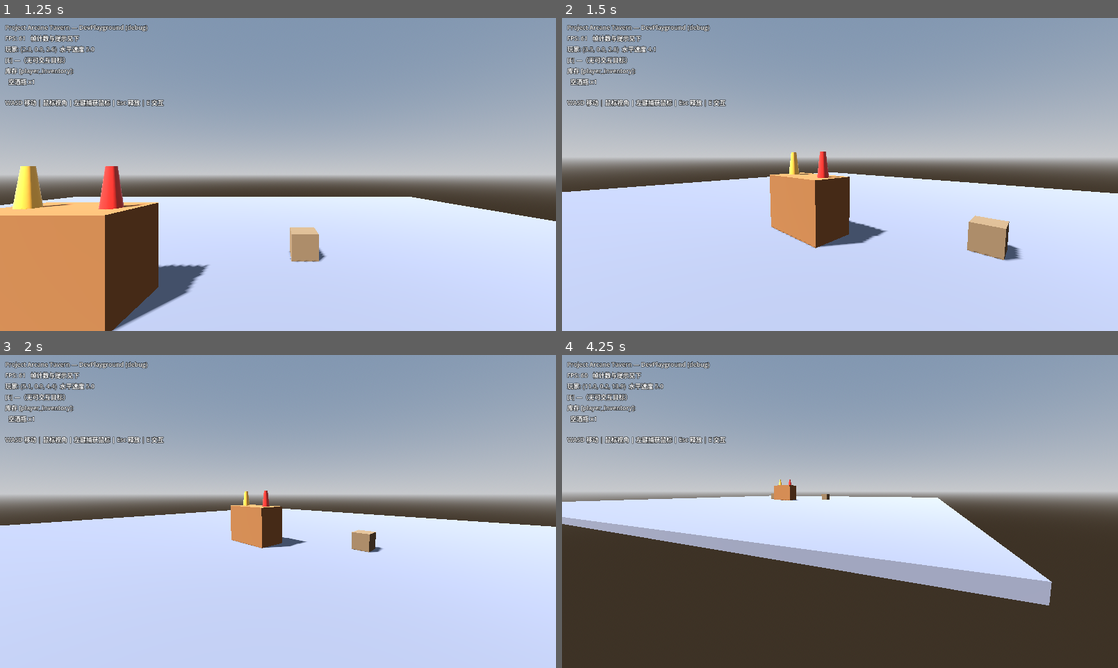
Above: before the commit, frames 1-4 (two rows, left to right).
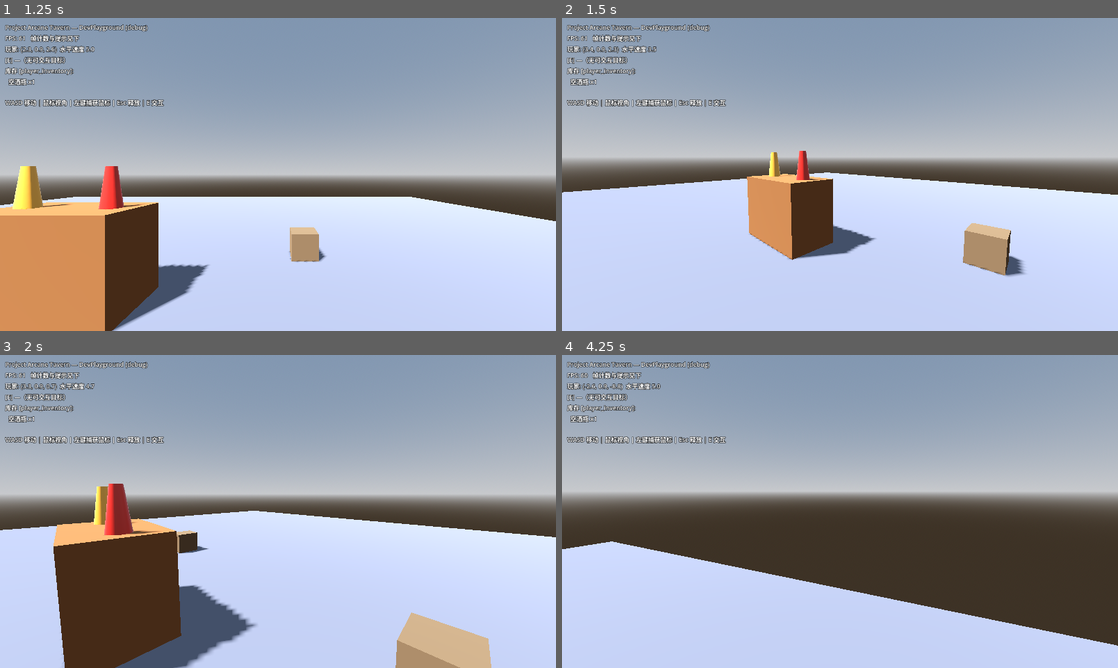
Above: after the commit, the same moments.

Repository: wangyuhao0831-max/-
Game: Godot game, scene res://game/scenes/dev/dev_playground.tscn
Two runs of this game, one before a commit and one after it. Both use one fixed random seed, a clock stepped at 60 frames per second and the inputs below.
Inputs (mouse positions are in pixels of both pictures, inside the frame that each line leads up to):
- Up to frame 1 (1.25 s): tap Enter at 0.5 s; move the mouse to (400, 158) at 0.52 s; hold D (move_right) from 0.53 s (still down); tap E (interact) at 0.6 s; click (400, 158) at 0.67 s
- Up to frame 2 (1.5 s): move the mouse to (812, 174) at 1.27 s; release D (move_right) at 1.28 s; hold W (move_forward) from 1.28 s (still down); tap E (interact) at 1.35 s
- Up to frame 3 (2 s): keep holding W (move_forward)
- Up to frame 4 (4.25 s): keep holding W (move_forward); move the mouse to (851, 505) at 2.02 s; tap E (interact) at 2.1, 2.85, 3.6 s; move the mouse to (834, 517) at 2.77 s; click (834, 517) at 2.92 s; move the mouse to (878, 514) at 3.52 s

Frame 1 is identical in both runs. In frame 2, 5.2% of the frame differs, in the area x 0-100%, y 9-83%; in frame 3, 19%; in frame 4, 42%, in the area x 0-100%, y 8-100%.

Commit message:
fix(phase1/goal1): invert W/S movement to Godot -Z forward convention + automated direction regression in smoke

Diff:
--- a/game/scripts/player/player_controller.gd
+++ b/game/scripts/player/player_controller.gd
@@ -33,14 +33,16 @@
 
 
 func _physics_process(delta: float) -> void:
+	# input_vec: x = 右(D)+/左(A)-，y = 前(W)+/后(S)-。
 	var input_vec := Input.get_vector(
 		&"move_left", &"move_right", &"move_back", &"move_forward"
 	)
-	# input_vec.y 为正 = 向前；基于相机（含偏航/俯仰）的世界朝向。
+	# 注意：Godot 节点"前方"为 -Z（basis.z 指向身后）。
+	# 因此前进输入(+y)必须映射到 -basis.z，否则 W/S 会反转（曾出现该 bug）。
 	var basis: Basis = global_transform.basis
 	if _rig != null:
 		basis = _rig.global_transform.basis
-	var wish_dir := basis * Vector3(input_vec.x, 0.0, input_vec.y)
+	var wish_dir := basis * Vector3(input_vec.x, 0.0, -input_vec.y)
 	wish_dir.y = 0.0
 
 	var target_h := Vector3.ZERO
--- a/game/tests/dev_playground_smoke.gd
+++ b/game/tests/dev_playground_smoke.gd
@@ -69,8 +69,35 @@
 		_fail(tree, "EventBus.inventory_changed 广播次数不足（got=%d, expect>=%d）" % [_received, EXPECTED_PICKUPS])
 		return
 
+	# --- 移动方向回归（曾出 bug：W/S 反转）---
+	# 前提：出生朝向 = -Z（相机 yaw=0，未注入鼠标输入）。
+	# W(前进) 应使 z 减小；S(后退) 应使 z 增大。
+	# 注意：线性加速度 12 m/s² 下速度反转需 ~0.4s，按键窗口必须显著长于
+	# 反转时间（45 物理帧 = 0.75s），否则惯性位移会掩盖真实方向。
+	var spawn_z := player.global_position.z
+
+	Input.action_press(&"move_forward")
+	for i in 45:
+		await tree.physics_frame
+	Input.action_release(&"move_forward")
+	var fwd_z := player.global_position.z
+	if fwd_z > spawn_z - 0.5:
+		_fail(tree, "W 方向错误：应前进(-Z) z=%.2f→%.2f 未前移" % [spawn_z, fwd_z])
+		return
+
+	var back_start := player.global_position.z
+	Input.action_press(&"move_back")
+	for i in 45:
+		await tree.physics_frame
+	Input.action_release(&"move_back")
+	var back_z := player.global_position.z
+	if back_z < back_start + 0.5:
+		_fail(tree, "S 方向错误：应后退(+Z) z=%.2f→%.2f 未后移" % [back_start, back_z])
+		return
+
 	print("[SMOKE] PASS: 场景加载 OK; 拾取 x%d; 库存合并 1 堆叠; EventBus 广播 %d 次" % [picked, _received])
-	print("[SMOKE] PASS: goal1 玩家出生/移动/视角为手动验收项（headless 无法模拟输入）")
+	print("[SMOKE] PASS: 移动方向 OK（W=-Z 前进 / S=+Z 后退，z: %.2f→%.2f→%.2f）" % [spawn_z, fwd_z, back_z])
+	print("[SMOKE] PASS: 鼠标视角手感为手动验收项（headless 无法主观评估）")
 	await tree.process_frame
 	await tree.process_frame
 	tree.quit(0)
--- a/project.godot
+++ b/project.godot
@@ -12,24 +12,19 @@
 
 config/name="Project Arcane Tavern"
 config/description="Vertical Slice foundation for a 3D, AI-driven tavern management & social simulation game (Godot 4.x). Godot is the single source of truth; AI output is advisory only and always passes through Godot-side rule validation."
+run/main_scene="res://game/scenes/dev/dev_playground.tscn"
 config/features=PackedStringArray("4.7")
 config/icon="res://icon.svg"
-run/main_scene="res://game/scenes/dev/dev_playground.tscn"
+
+[autoload]
+
+EventBus="*res://game/scripts/core/event_bus.gd"
+GameManager="*res://game/scripts/core/game_manager.gd"
 
 [display]
 
 window/size/viewport_width=1280
 window/size/viewport_height=720
-
-[rendering]
-
-renderer/rendering_method="forward_plus"
-renderer/rendering_method.mobile="gl_compatibility"
-
-[autoload]
-
-EventBus="*res://game/scripts/core/event_bus.gd"
-GameManager="*res://game/scripts/core/game_manager.gd"
 
 [input]
 
@@ -58,3 +53,7 @@
 "events": [Object(InputEventKey,"resource_local_to_scene":false,"resource_name":"","device":-1,"window_id":0,"alt_press …(193 unchanged characters)…
 ]
 }
+
+[rendering]
+
+renderer/rendering_method.mobile="gl_compatibility"
Not shown, changed: docs/TASKS.md
